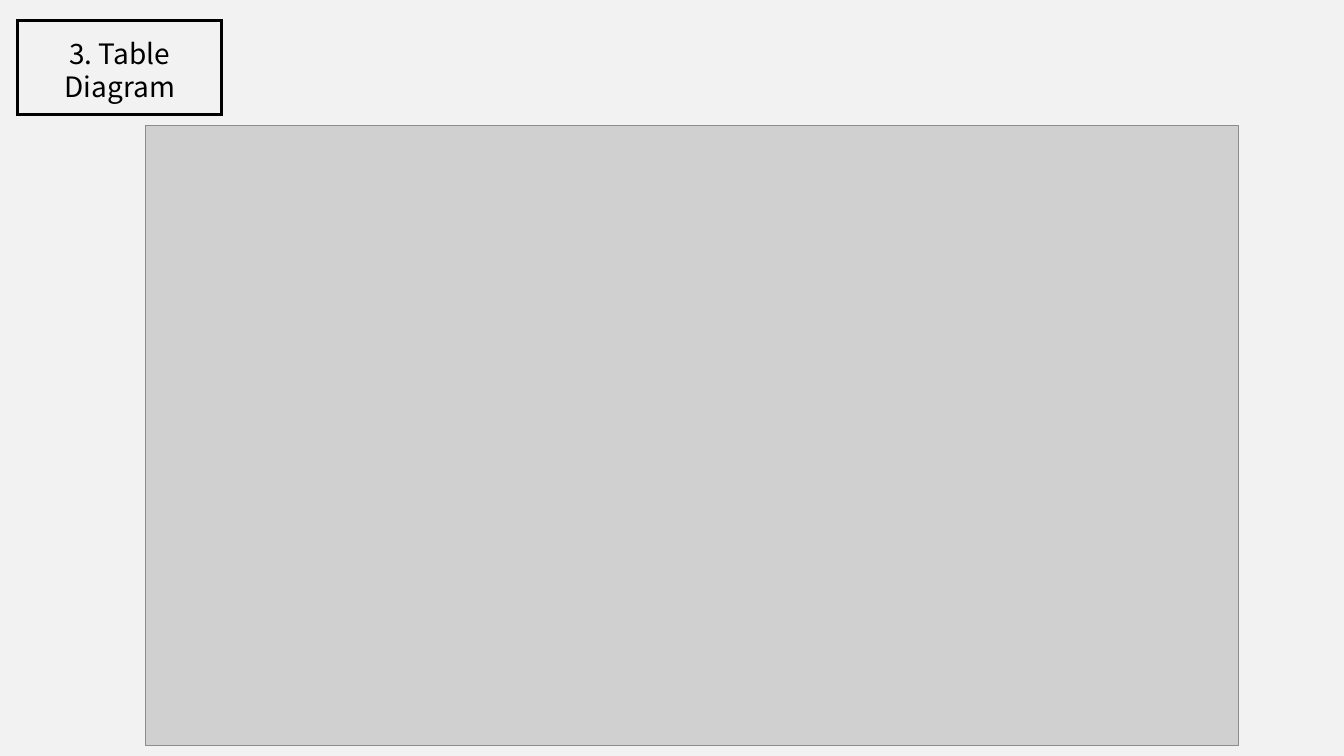
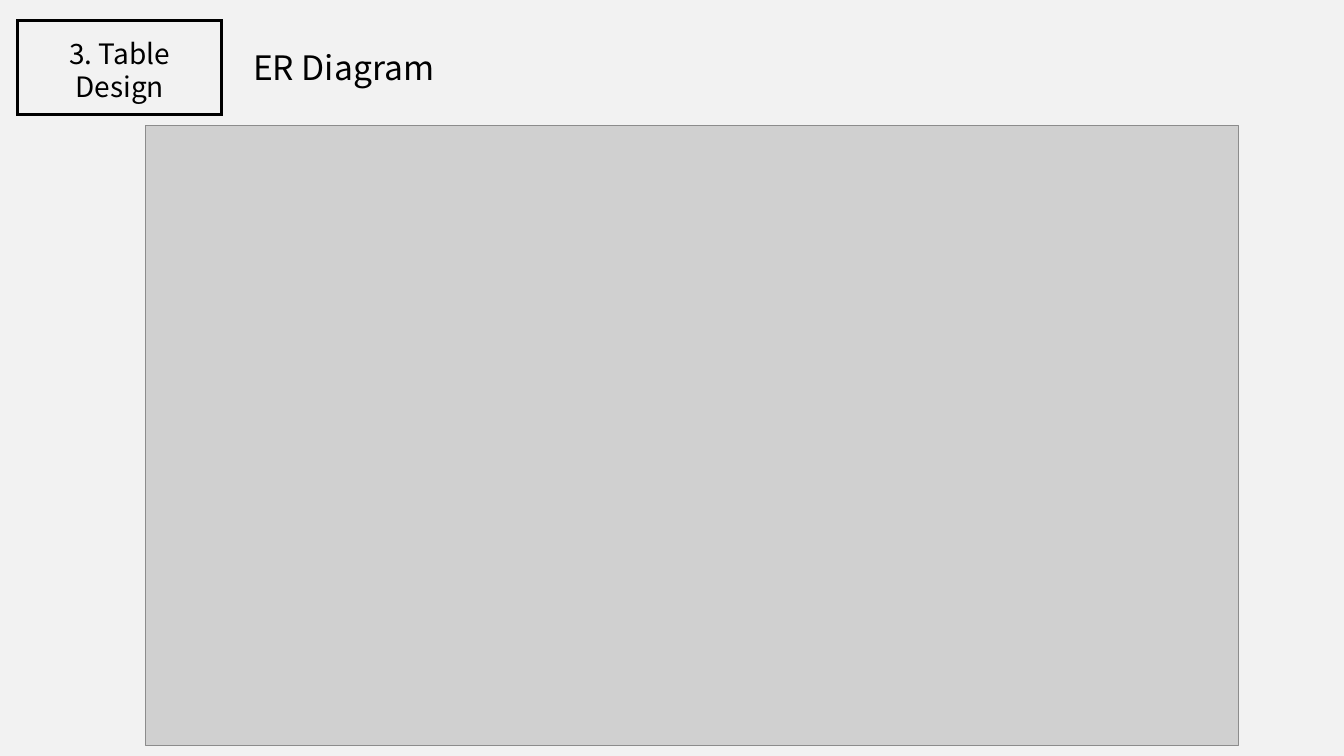
Before and after one commit to jisukim97/ChemicalManagementApplication, a slide deck: slide 26 of Document/2_Software Architect Documentation/Software Architecture Documentation 1.0.pptx (slide 23 before the commit). Drawn at 1344x756 pixels with LibreOffice and Linux fonts; fonts in the diff are those of the drawing; grey boxes stand for pictures. Boxes give left, top, right and bottom in pixels: in the first picture for what was removed or moved away, otherwise in the second. Text is boxed around its words. In the diff, an @@ line names an element or a change of style, - is before the commit and + after.

```diff
--- a/Document/2_Software Architect Documentation/Software Architecture Documentation 1.0.pptx
+++ b/Document/2_Software Architect Documentation/Software Architecture Documentation 1.0.pptx
@@ text added at bbox=[253, 54, 434, 89], 24 pt, text #000000 @@
+ER Diagram
@@ text at bbox=[75, 75, 164, 104]: text changed @@
-Diagram
+Design
```
Also in this commit, not shown: 11 other slides changed, 3 slides added.
